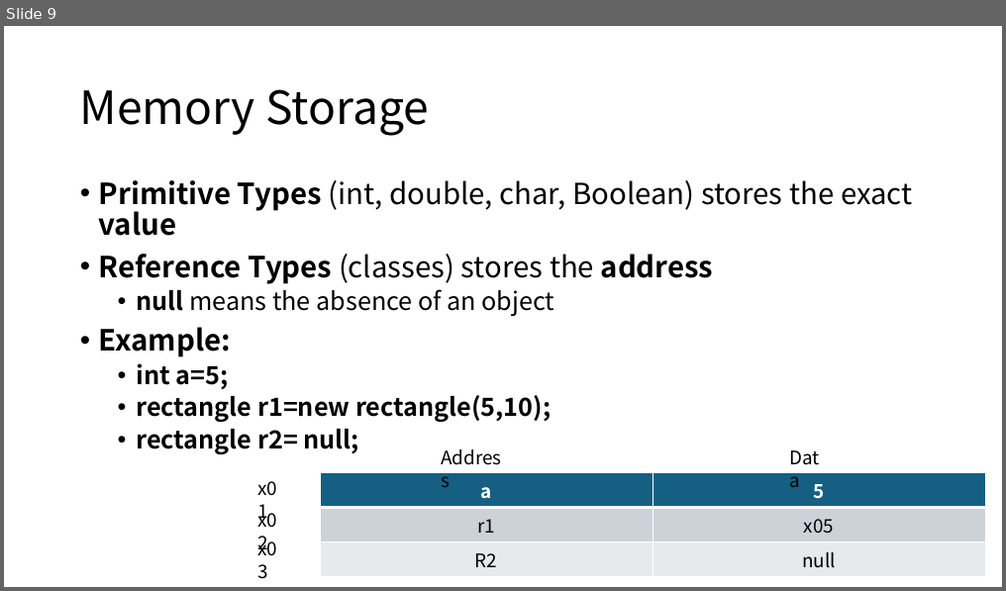
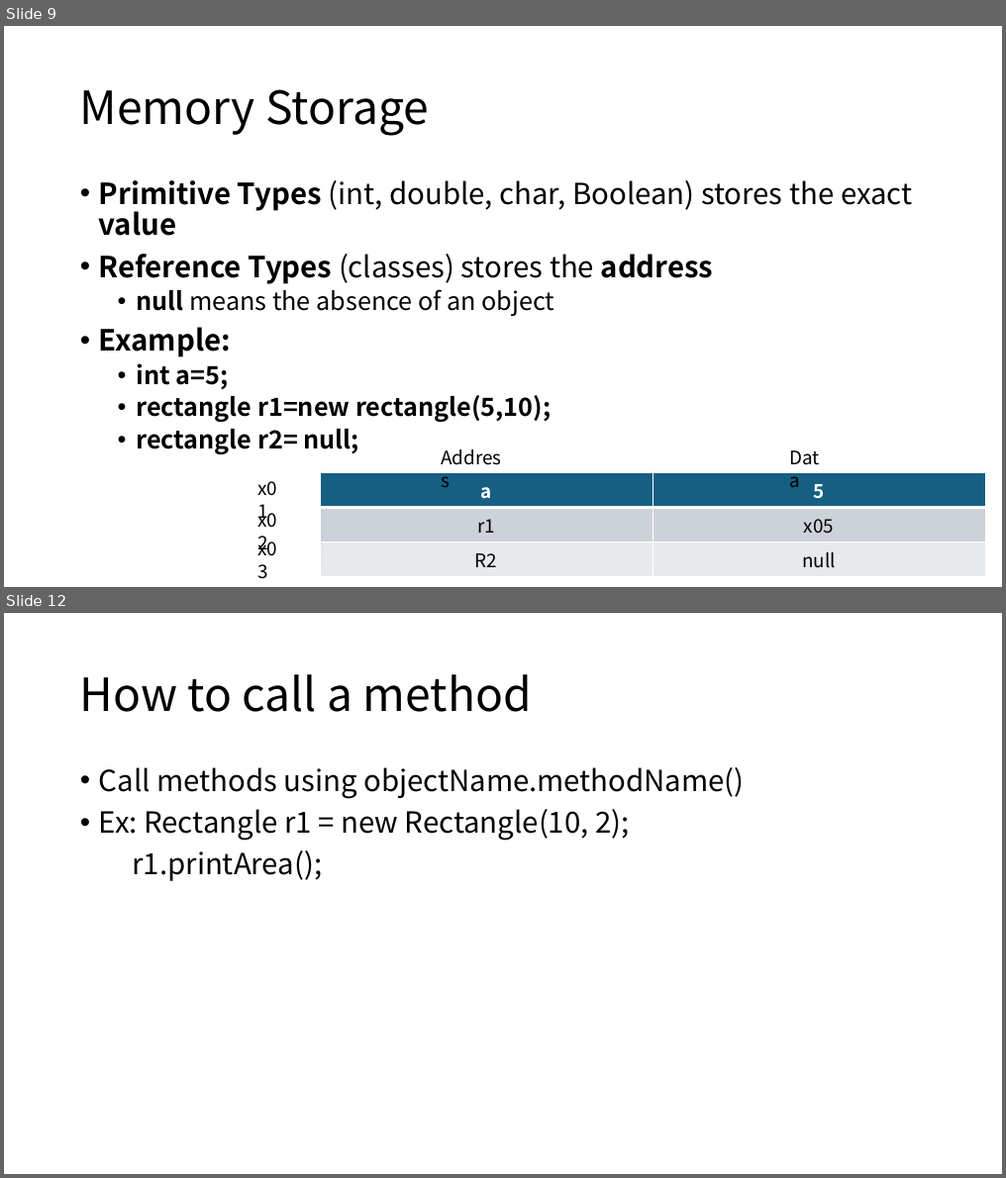
Before and after one commit to siw028/siwen.github.io, a slide deck: files/APCSA/Unit2.pptx. Shown one above the other, each under a label of ours: slide 9 before the commit, slides 9 and 12 after it; the slides between them are not shown. The pictures are 1006x591 and 1006x1178 pixels, drawn with LibreOffice and Linux fonts; fonts in the diff are those of the drawing. Boxes give left, top, right and bottom in pixels: in the first picture for what was removed or moved away, otherwise in the second. Text is boxed around its words. In the diff, an @@ line names an element or a change of style, - is before the commit and + after.

```diff
--- a/files/APCSA/Unit2.pptx
+++ b/files/APCSA/Unit2.pptx
@@ slide 12 added at bbox=[4, 613, 1002, 1174], background #FFFFFF @@
@@ title added at bbox=[80, 674, 532, 712], 44 pt, text #000000 @@
+How to call a method
@@ text added at bbox=[99, 767, 745, 881], 28 pt, text #000000 @@
+• Call methods using objectName.methodName()
+• Ex: Rectangle r1 = new Rectangle(10, 2);
+r1.printArea();
```
Also in this commit, not shown: 24 other slides added.
